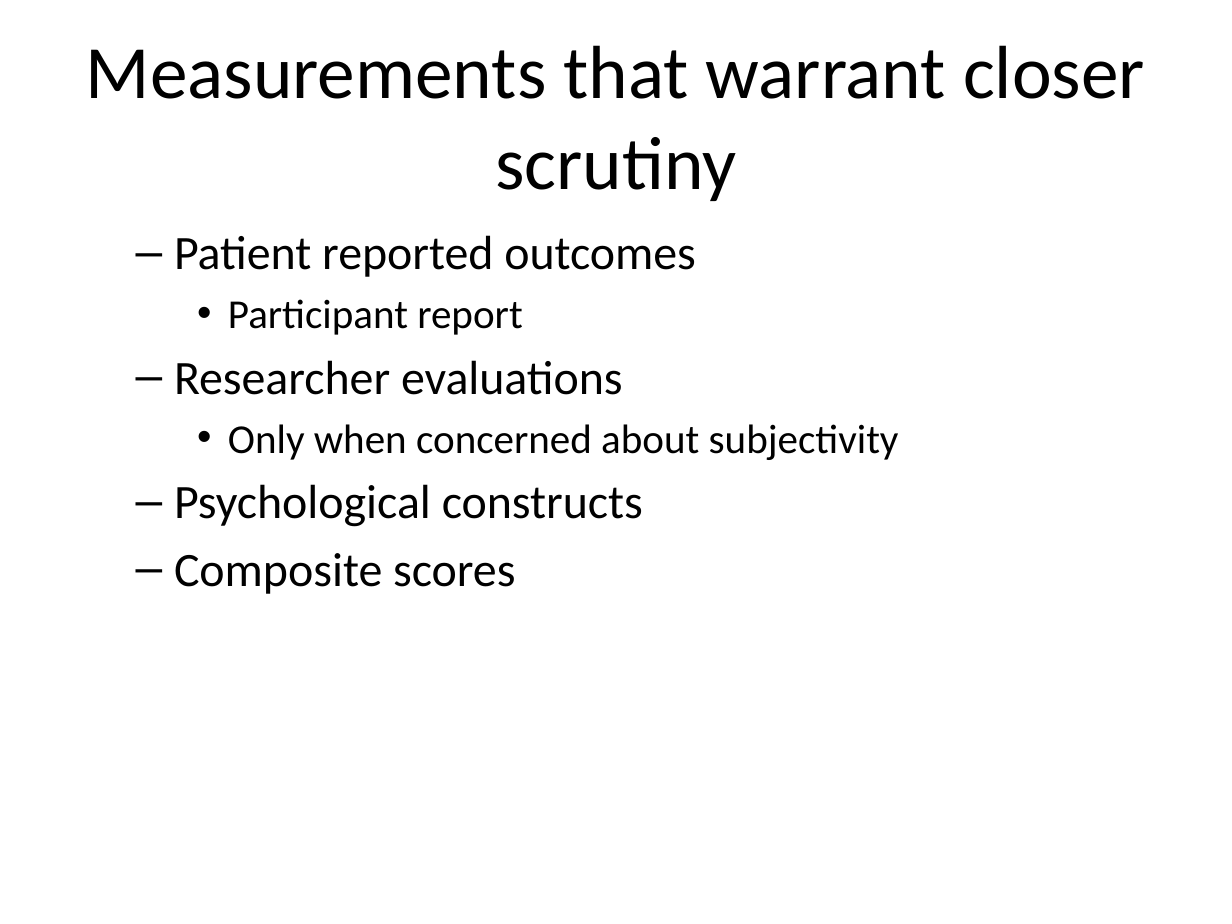
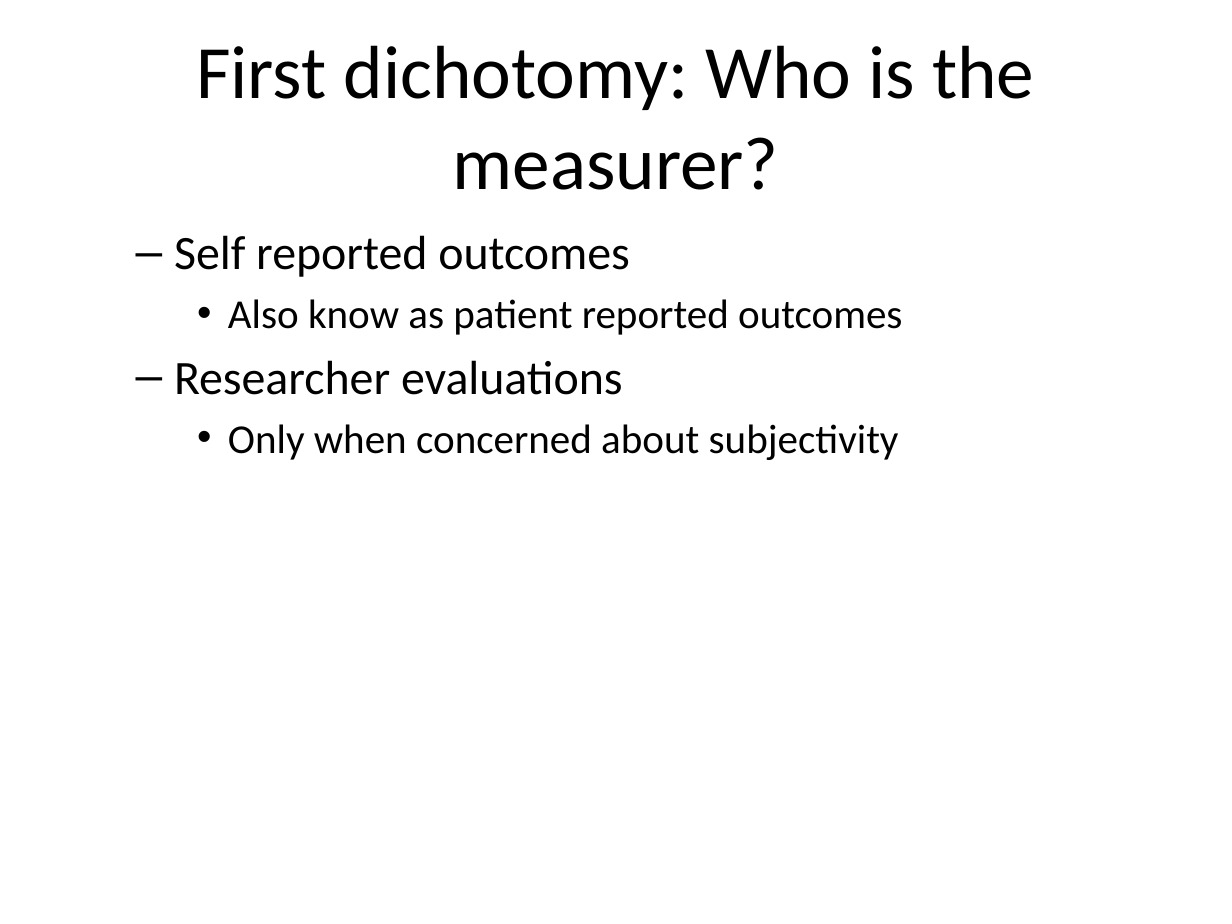
Before and after one commit to pmean/reliability-and-validity, a slide deck: slide 13 of src/rav.pptx (slide 12 before the commit). Drawn at 1232x924 pixels with LibreOffice and Linux fonts; fonts in the diff are those of the drawing. Boxes give left, top, right and bottom in pixels: in the first picture for what was removed or moved away, otherwise in the second. Text is boxed around its words. In the diff, an @@ line names an element or a change of style, - is before the commit and + after.

```diff
--- a/src/rav.pptx
+++ b/src/rav.pptx
@@ title at <box>196,45,1034,190</box>: text changed @@
-Measurements that warrant closer scrutiny
+First dichotomy: Who is the measurer?
@@ text at <box>174,235,902,335</box>: text changed; size 28 to 24 pt @@
-  – Patient reported outcomes
-    • Participant report
+  – Self reported outcomes
+    • Also know as patient reported outcomes
@@ text at <box>174,484,643,594</box>: paragraphs removed @@
-  – Psychological constructs
-  – Composite scores
```
Also in this commit, not shown: 11 other slides changed, 12 slides added, 4 slides removed, 1 other file.
